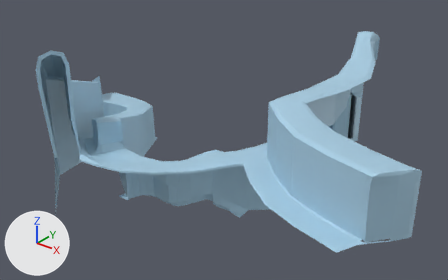
A saved change to the FBX model Assets/Terrain/terrain_W2A5.fbx.
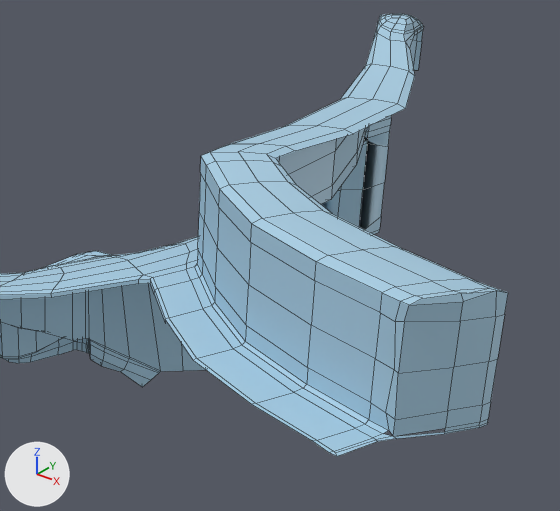
Each version appears first whole from a 50 mm camera at (643.0, -1231.0, 313.0) aimed at (304.0, -806.0, 49.0), and next in a close-up on the part from 38% to 100% of the width and 9% to 100% of the height. Every picture has the same lights, and +X, +Y and +Z are marked at lower left. The close-ups show mesh edges as thin lines. Where no turn or scale is listed for an object, it has been applied to the vertices. Vertices at the same position are counted once.

Before the edit, the objects in view are built like this:
```python
me_mesh = bpy.data.meshes.new('Mesh')
me_mesh.from_pydata(...)  # 1770 vertices, 1656 faces; spans x -274.0..147.0, y -247.0..93.0, z -38.0..125.0
me_mesh.materials.append(mat_w2_shade1)  # blue #aacfe5
ob_w2a5_mesh = bpy.data.objects.new('W2A5_mesh', me_mesh)
ob_w2a5_mesh.location = (373.7, -707.1, 33.3)
```
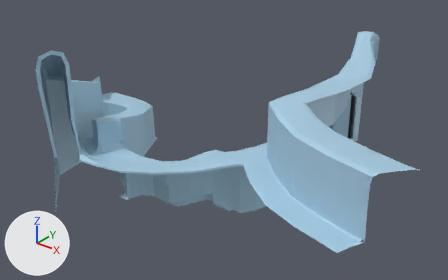
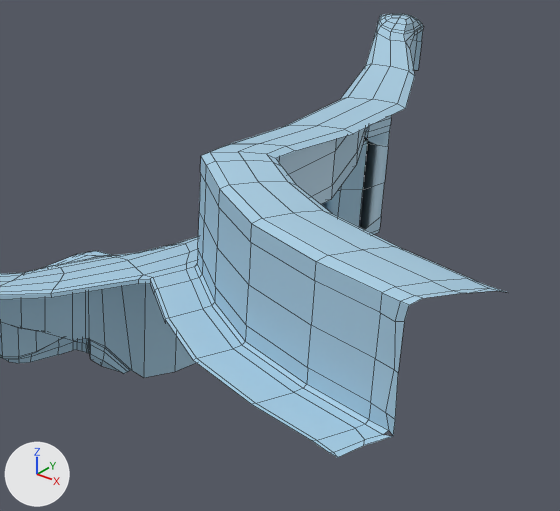
Edits to the bpy script that builds the scene:
```text
Change me_mesh:
    used by ob_w2a5_mesh; location = (373.7, -707.1, 33.3)
    remove me_mesh.from_pydata(...)  # 1770 vertices, 1656 faces; spans x -274.0..147.0, y -247.0..93.0, z -38.0..125.0
    add me_mesh.from_pydata(...)  # 1734 vertices, 1619 faces; spans x -274.0..147.0, y -247.0..93.0, z -35.0..125.0
    me_mesh part 1
    18 vertices are removed from x -69.0..-23.0, y -135.0..-104.0, z -38.0..-26.0
    22 faces are deleted
    5 vertices move from x -33.0..-7.0, y -132.0..-37.0, z -34.0..-26.0 to x -32.0..-8.0, y -132.0..-37.0, z -33.0..-31.0
    4 vertices are added at (-34.0, -133.0, -33.0), (-33.0, -132.0, -32.0), (-34.0, -135.0, -33.0), (-25.0, -132.0, -33.0)
    6 new faces join them
    me_mesh part 2
    23 vertices are removed from x 118.0..147.0, y -218.0..-162.0, z 31.0..85.0
    24 faces are deleted
    2 vertices move from x 124.0..129.0, y -203.0..-197.0, z 36.0..38.0 to x 122.0..123.0, y -208.0..-205.0, z 37.0
    1 vertex is added at (119.0, -219.0, 37.0)
    3 new faces join them
```

What differs and where, as boxes [x1, y1, x2, y2] in the close-ups (560 x 511 px):
'W2A5_mesh', reshaped
    before: [0, 14, 508, 457]
    after: [0, 14, 505, 458]
part 1 of me_mesh, cut back
    before: [102, 284, 183, 387]
    after: [102, 284, 176, 378]
part 2 of me_mesh, cut back
    before: [317, 291, 508, 457]
    after: [317, 425, 393, 458]
